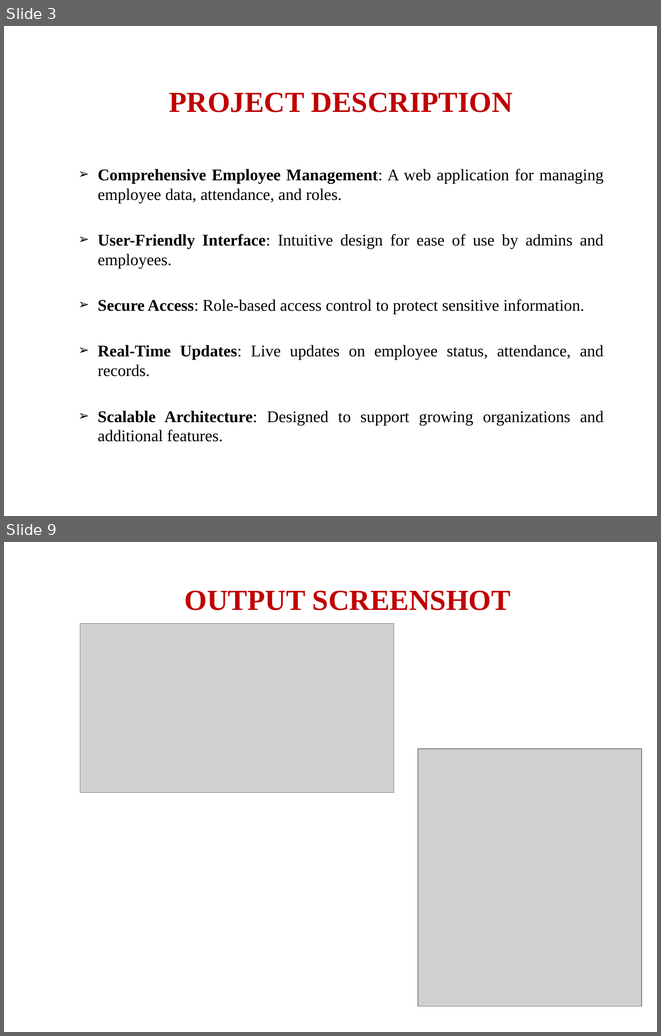
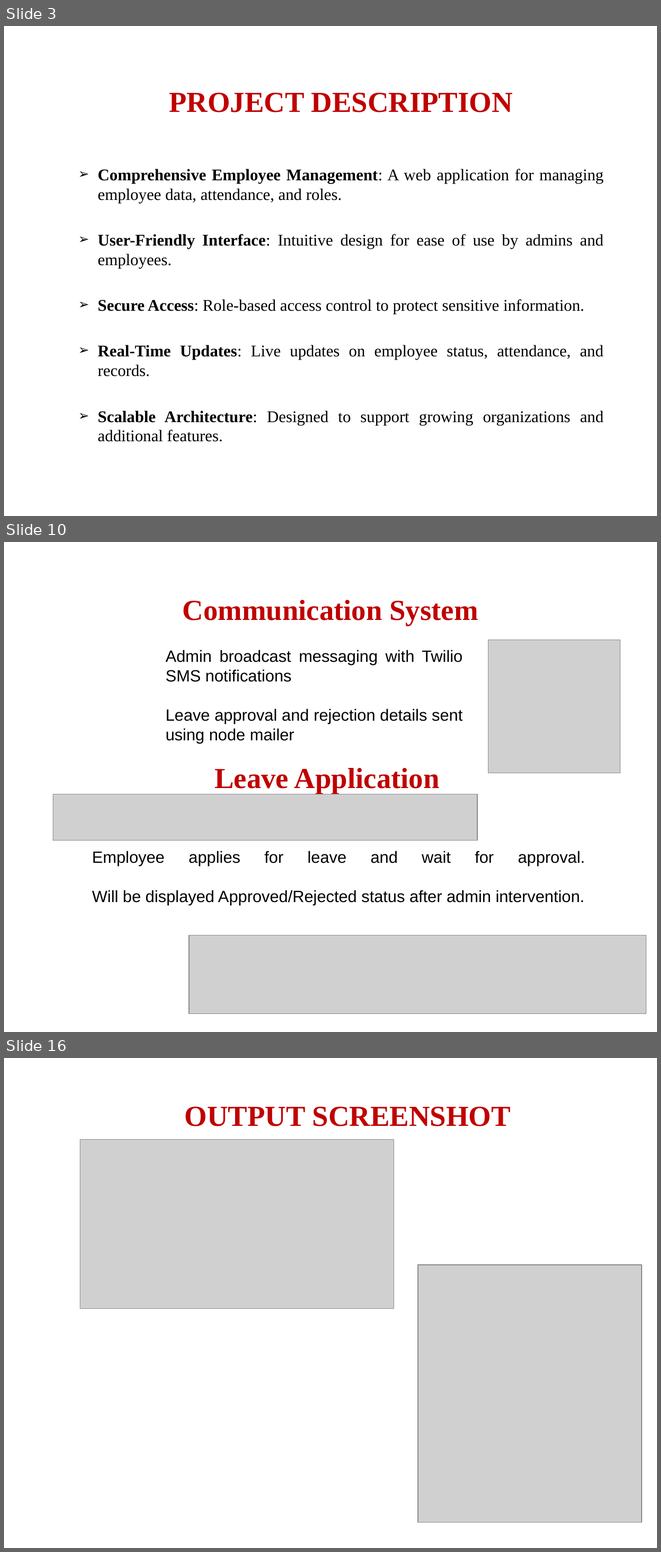
Before and after one commit to Immanuvel1207/Employee-Management-System, a slide deck: Employee-management-system.pptx. Shown one above the other, each under a label of ours: slides 3 and 9 before the commit, slides 3, 10 and 16 after it; the slides between them are not shown. The pictures are 661x1036 and 661x1552 pixels, drawn with LibreOffice and Linux fonts; fonts in the diff are those of the drawing; grey boxes stand for pictures; background and template pictures are left out. Boxes give left, top, right and bottom in pixels: in the first picture for what was removed or moved away, otherwise in the second. Text is boxed around its words. In the diff, an @@ line names an element or a change of style, - is before the commit and + after.

```diff
--- a/Employee-management-system.pptx
+++ b/Employee-management-system.pptx
@@ slide 10 added at (4, 542, 657, 1032), background picture (left out) @@
@@ title added at (183, 600, 478, 626), 32 pt, text #C00000, bold @@
+Communication System
@@ text added at (166, 650, 462, 743), 18 pt, text #000000 @@
+Admin broadcast messaging with Twilio SMS notifications
+Leave approval and rejection details sent using node mailer
@@ picture added at (488, 640, 620, 773) @@
@@ text added at (214, 768, 440, 794), 32 pt, text #C00000, bold @@
+Leave Application
@@ picture added at (53, 794, 477, 840) @@
@@ text added at (92, 850, 585, 905), 18 pt, text #000000 @@
+Employee applies for leave and wait for approval.
+Will be displayed Approved/Rejected status after admin intervention.
@@ picture added at (189, 935, 646, 1014) @@
@@ what was slide 9 is now slide 16 @@
```
Also in this commit, not shown: 3 slides changed, 11 other slides added, 4 slides removed, 19 other files.
